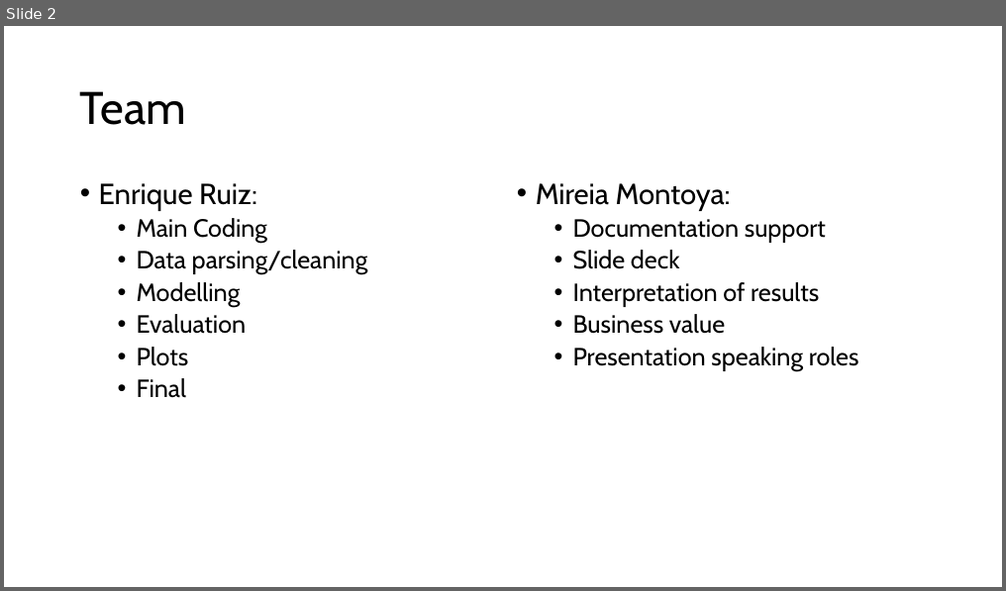
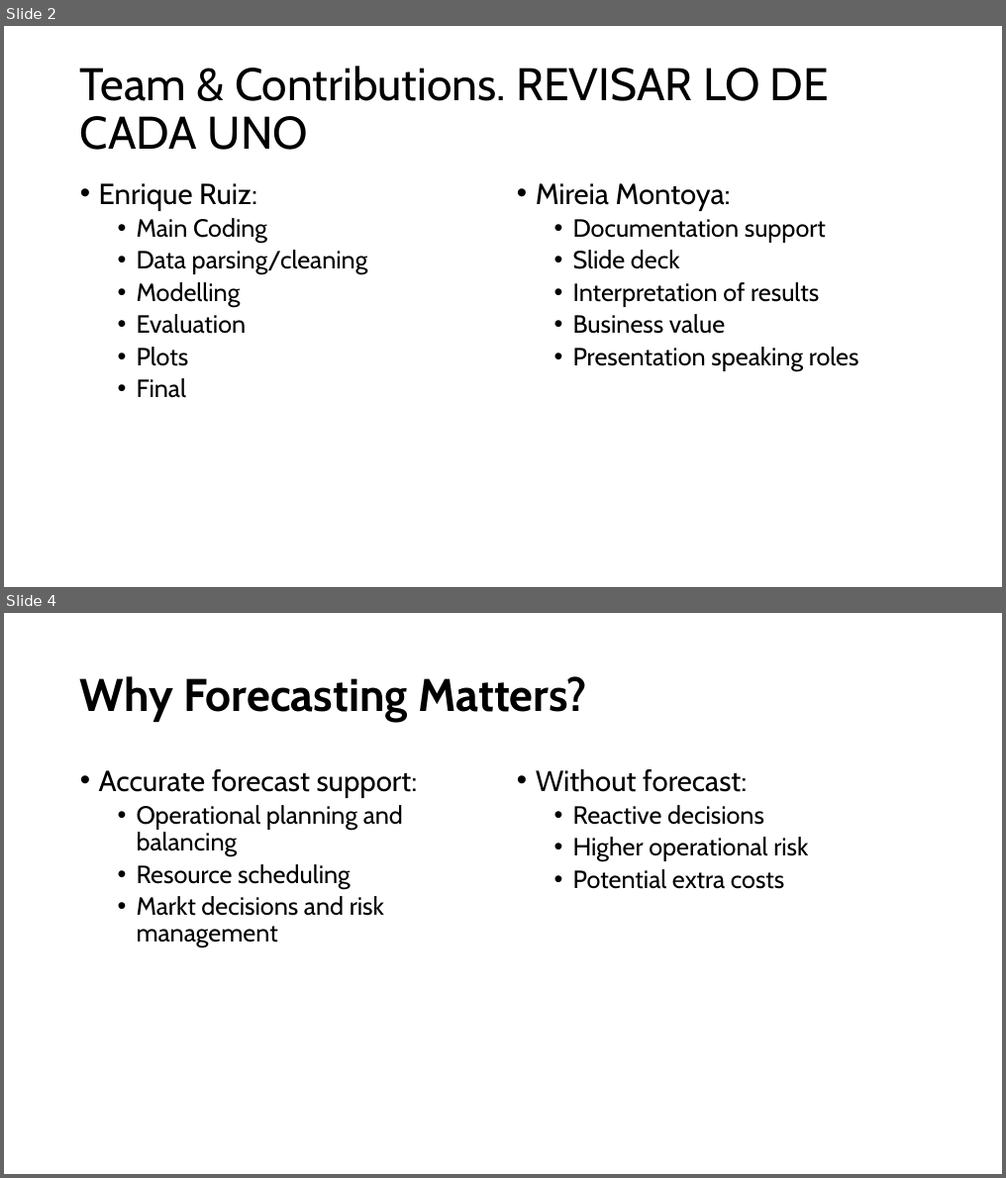
Before and after one commit to mireiamonbu/Spanish-Forecasters-MireiaMontoya-EnriqueRuiz, a slide deck: presentation/CapstonProject.pptx. Shown one above the other, each under a label of ours: slide 2 before the commit, slides 2 and 4 after it; the slides between them are not shown. The pictures are 1006x591 and 1006x1178 pixels, drawn with LibreOffice and Linux fonts; fonts in the diff are those of the drawing. Boxes give left, top, right and bottom in pixels: in the first picture for what was removed or moved away, otherwise in the second. Text is boxed around its words. In the diff, an @@ line names an element or a change of style, - is before the commit and + after.

```diff
--- a/presentation/CapstonProject.pptx
+++ b/presentation/CapstonProject.pptx
@@ slide 4 added at <box>4,613,1002,1174</box>, background #FFFFFF @@
@@ title added at <box>80,676,587,722</box>, 44 pt, text #000000, bold @@
+Why Forecasting Matters?
@@ text added at <box>99,769,418,948</box>, 24 pt, text #000000 @@
+• Accurate forecast support:
+  • Operational planning and balancing
+  • Resource scheduling
+  • Markt decisions and risk management
@@ text added at <box>536,769,808,889</box>, 24 pt, text #000000 @@
+• Without forecast:
+  • Reactive decisions
+  • Higher operational risk
+  • Potential extra costs
@@ slide 2 changed as well @@
@@ title at <box>80,66,829,150</box>: text changed @@
-Team
+Team & Contributions. REVISAR LO DE CADA UNO
```
Also in this commit, not shown: 4 other slides changed, 5 other slides added, 2 slides removed, 1 other file.
